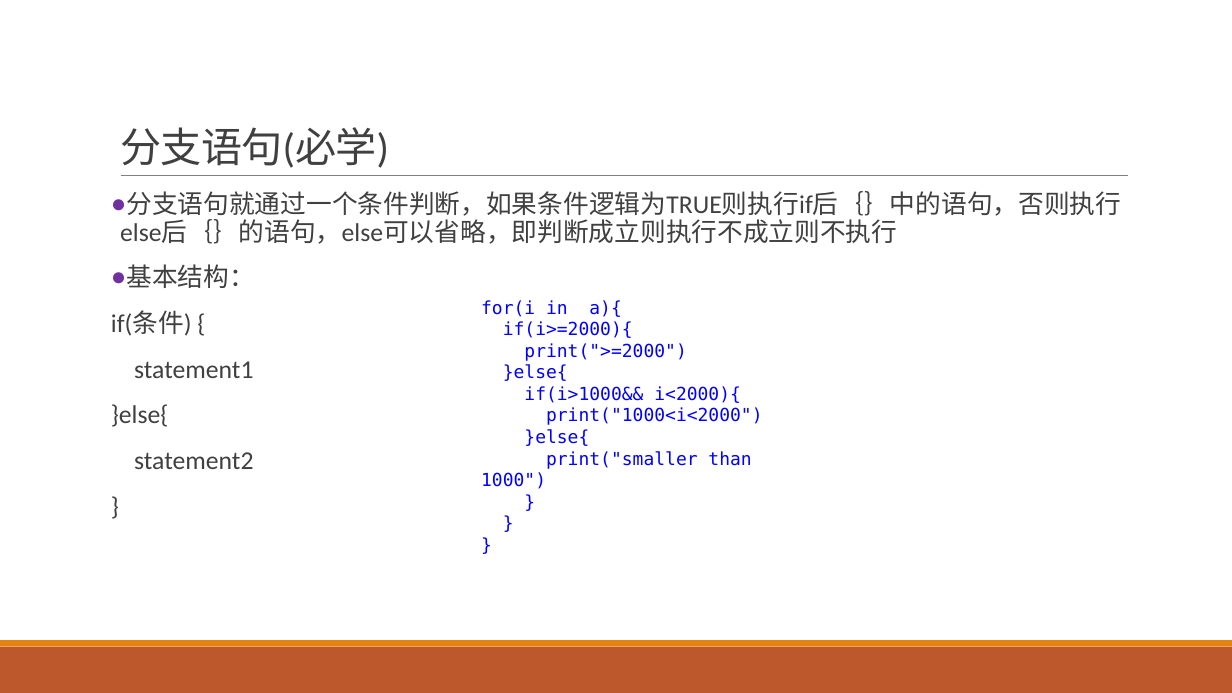
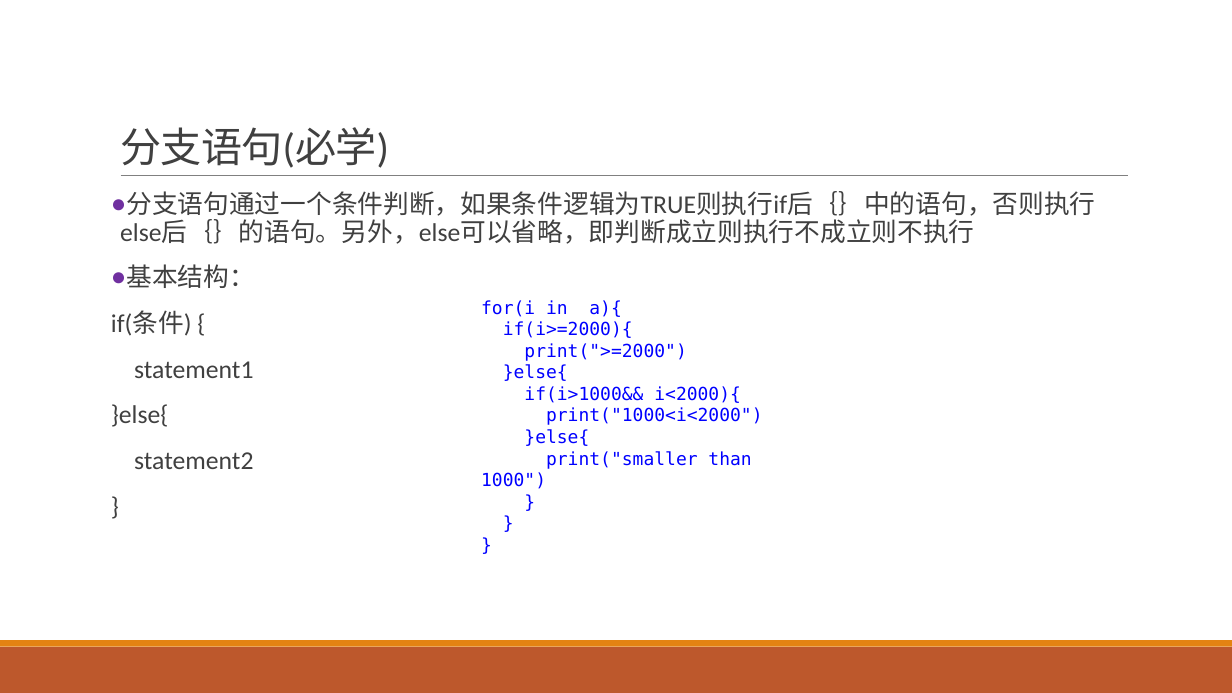
Before and after one commit to exoplanetX/DataAnalytics, a slide deck: slide 5 of 实验-6-函数式编程.pptx. Drawn at 1232x693 pixels with LibreOffice and Linux fonts; fonts in the diff are those of the drawing. Boxes give left, top, right and bottom in pixels: in the first picture for what was removed or moved away, otherwise in the second. Text is boxed around its words. In the diff, an @@ line names an element or a change of style, - is before the commit and + after.

Commit message:
订正错别字
订正ppt中的错别字和病句

```diff
--- a/实验-6-函数式编程.pptx
+++ b/实验-6-函数式编程.pptx
@@ text at [120, 191, 1095, 244]: text changed @@
-● 分支语句就通过一个条件判断，如果条件逻辑为TRUE则执行if后｛｝中的语句，否则执行else后｛｝的语句，else可以省略，即判断成立则执行不成立则不执行
+● 分支语句通过一个条件判断，如果条件逻辑为TRUE则执行if后｛｝中的语句，否则执行else后｛｝的语句。另外，else可以省略，即判断成立则执行不成立则不执行
```
Also in this commit, not shown: 9 other slides changed, 1 other file.
